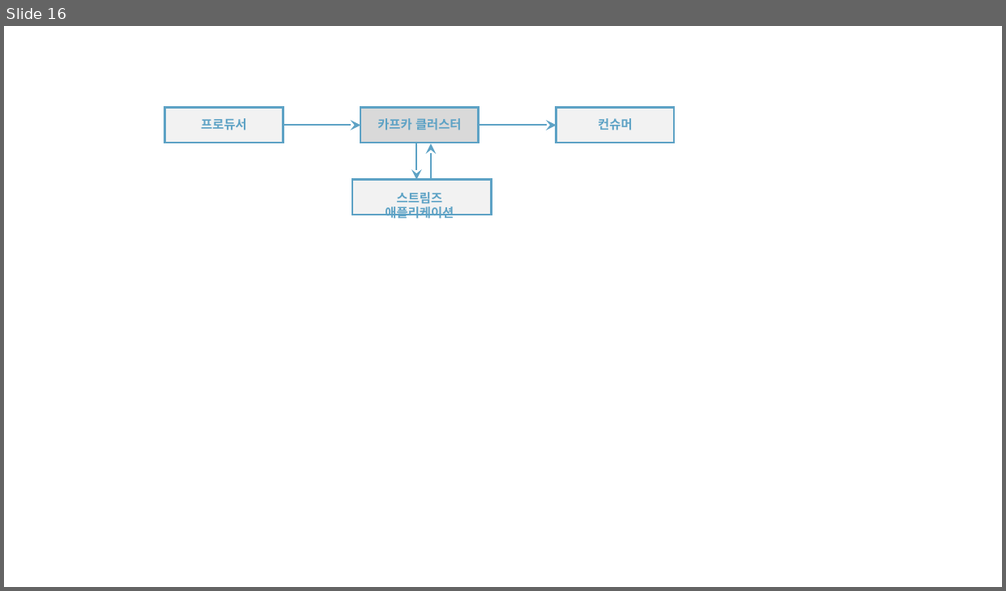
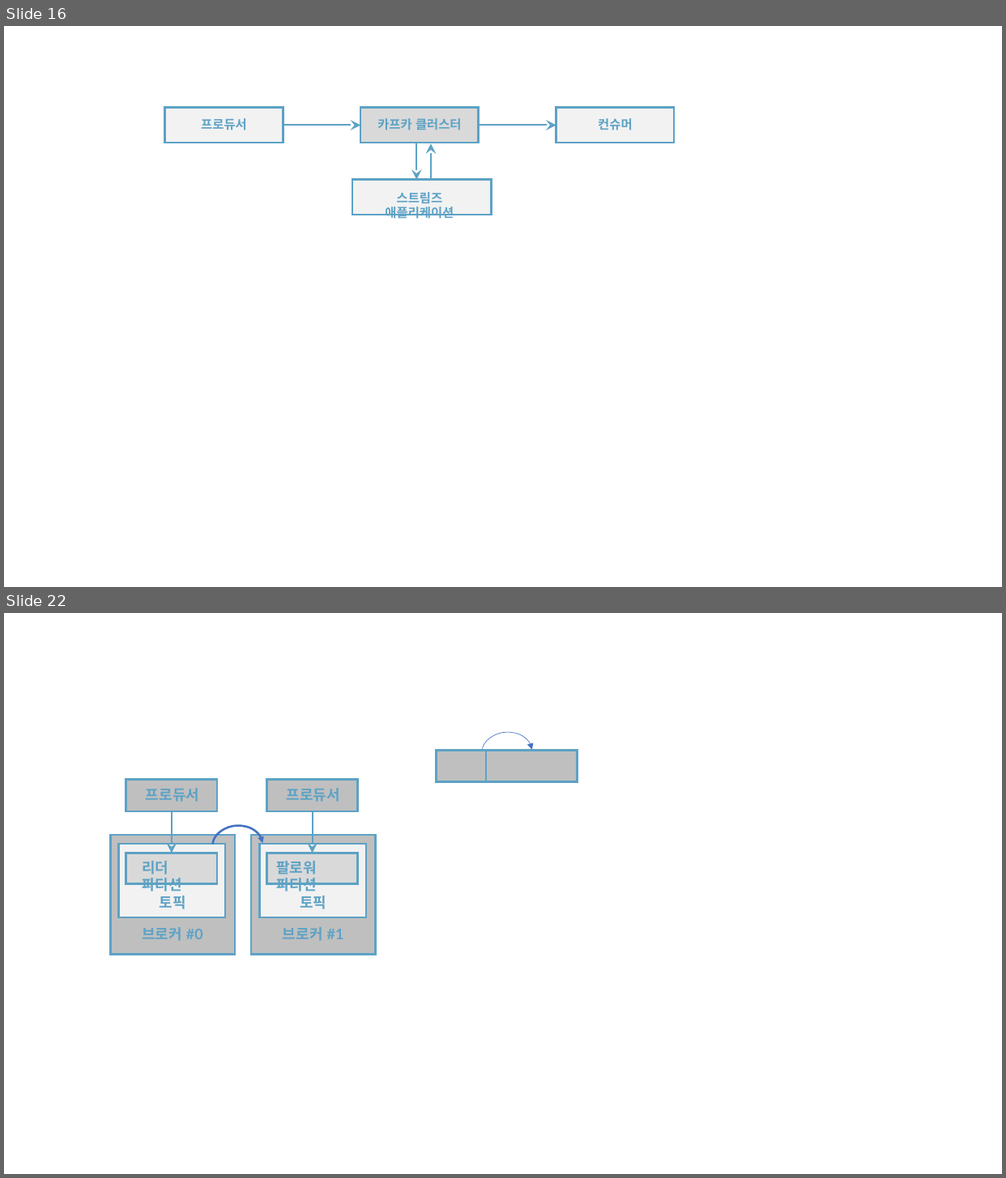
Before and after one commit to rudaks-han/book-summary, a slide deck: 아파치카프카_with자바/ref/프레젠테이션1.pptx. Shown one above the other, each under a label of ours: slide 16 before the commit, slides 16 and 22 after it; the slides between them are not shown. The pictures are 1006x591 and 1006x1178 pixels, drawn with LibreOffice and Linux fonts; fonts in the diff are those of the drawing. Boxes give left, top, right and bottom in pixels: in the first picture for what was removed or moved away, otherwise in the second. Text is boxed around its words. In the diff, an @@ line names an element or a change of style, - is before the commit and + after.

```diff
--- a/아파치카프카_with자바/ref/프레젠테이션1.pptx
+++ b/아파치카프카_with자바/ref/프레젠테이션1.pptx
@@ slide 22 added at <box>4,613,1002,1174</box>, background #FFFFFF @@
@@ curved arrow added from (483, 751) to (533, 750), #4472C4 0.5 pt @@
@@ rectangle added at <box>436,750,526,781</box>, fill #BFBFBF, outline #5DA2C5 2 pt @@
@@ rectangle added at <box>486,750,577,781</box>, fill #BFBFBF, outline #5DA2C5 2 pt @@
@@ rectangle added at <box>126,780,216,811</box>, fill #BFBFBF, outline #5DA2C5 2 pt @@
@@ rectangle added at <box>266,780,357,811</box>, fill #BFBFBF, outline #5DA2C5 2 pt @@
@@ text added at <box>146,788,199,802</box>, 14 pt, text #5DA2C5, bold @@
+프로듀서
@@ text added at <box>287,788,340,802</box>, 14 pt, text #5DA2C5, bold @@
+프로듀서
@@ arrow added from (172, 811) to (172, 854), #5DA2C5 1.5 pt @@
@@ curved arrow added from (213, 845) to (263, 844), #4472C4 2 pt @@
@@ arrow added from (313, 811) to (313, 854), #5DA2C5 1.5 pt @@
@@ rectangle added at <box>110,835,235,954</box>, fill #BFBFBF, outline #5DA2C5 2 pt @@
@@ rectangle added at <box>118,844,225,918</box>, fill #F2F2F2, outline #5DA2C5 2 pt @@
@@ rectangle added at <box>126,854,216,884</box>, fill #D9D9D9, outline #5DA2C5 2 pt @@
@@ rectangle added at <box>251,835,375,954</box>, fill #BFBFBF, outline #5DA2C5 2 pt @@
@@ rectangle added at <box>259,844,365,918</box>, fill #F2F2F2, outline #5DA2C5 2 pt @@
@@ rectangle added at <box>266,854,357,884</box>, fill #D9D9D9, outline #5DA2C5 2 pt @@
@@ text added at <box>142,861,182,892</box>, 14 pt, text #5DA2C5, bold @@
+리더 파티션
@@ text added at <box>276,861,317,892</box>, 14 pt, text #5DA2C5, bold @@
+팔로워 파티션
@@ text added at <box>159,896,185,909</box>, 14 pt, text #5DA2C5, bold @@
+토픽
@@ text added at <box>300,896,326,909</box>, 14 pt, text #5DA2C5, bold @@
+토픽
@@ text added at <box>142,927,203,941</box>, 14 pt, text #5DA2C5, bold @@
+브로커 #0
@@ text added at <box>283,927,344,941</box>, 14 pt, text #5DA2C5, bold @@
+브로커 #1
```
Also in this commit, not shown: 6 other slides added, 11 other files.
